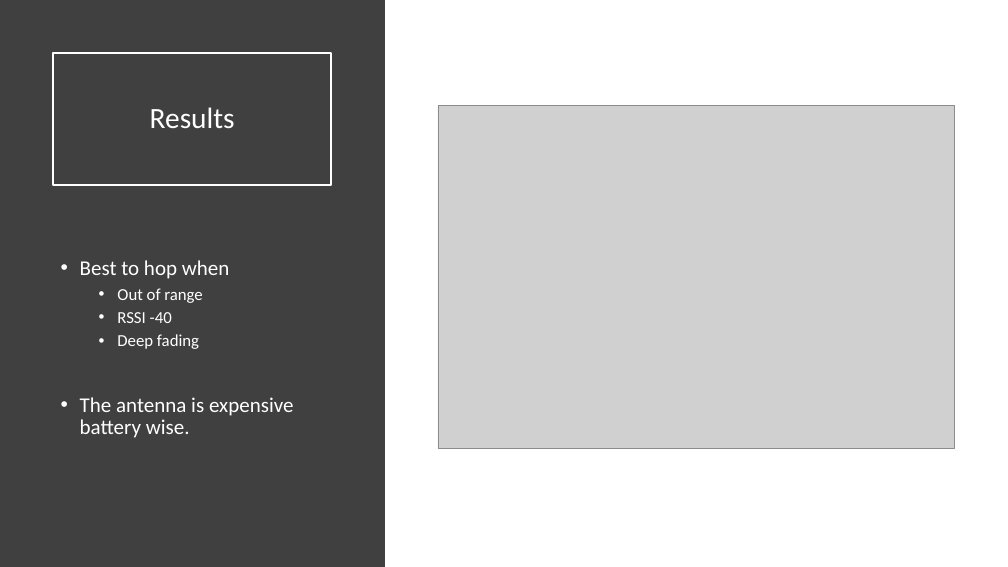
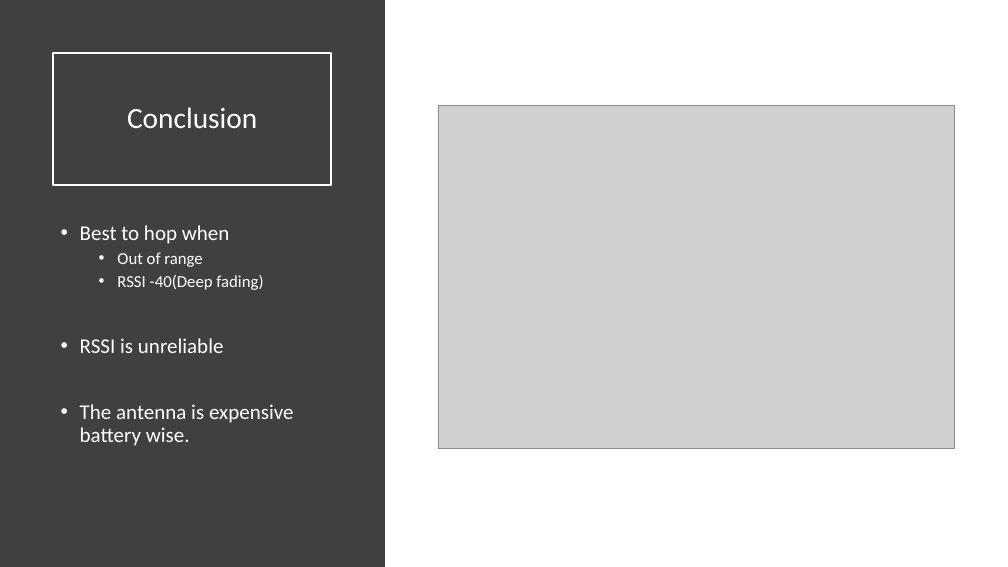
Before and after one commit to entvex/Wireless-Sensor-Networks, a slide deck: slide 11 of Hop or not to hop.pptx. Drawn at 1008x567 pixels with LibreOffice and Linux fonts; fonts in the diff are those of the drawing; grey boxes stand for pictures. Boxes give left, top, right and bottom in pixels: in the first picture for what was removed or moved away, otherwise in the second. Text is boxed around its words. In the diff, an @@ line names an element or a change of style, - is before the commit and + after.

```diff
--- a/Hop or not to hop.pptx
+++ b/Hop or not to hop.pptx
@@ title at box(127, 107, 257, 128): text changed @@
-Results
+Conclusion
@@ text at box(80, 275, 263, 353): text changed @@
-  • RSSI -40
-  • Deep fading
+  • RSSI -40(Deep fading)
+• RSSI is unreliable
```
Also in this commit, not shown: 2 other slides changed, 1 slide removed.
